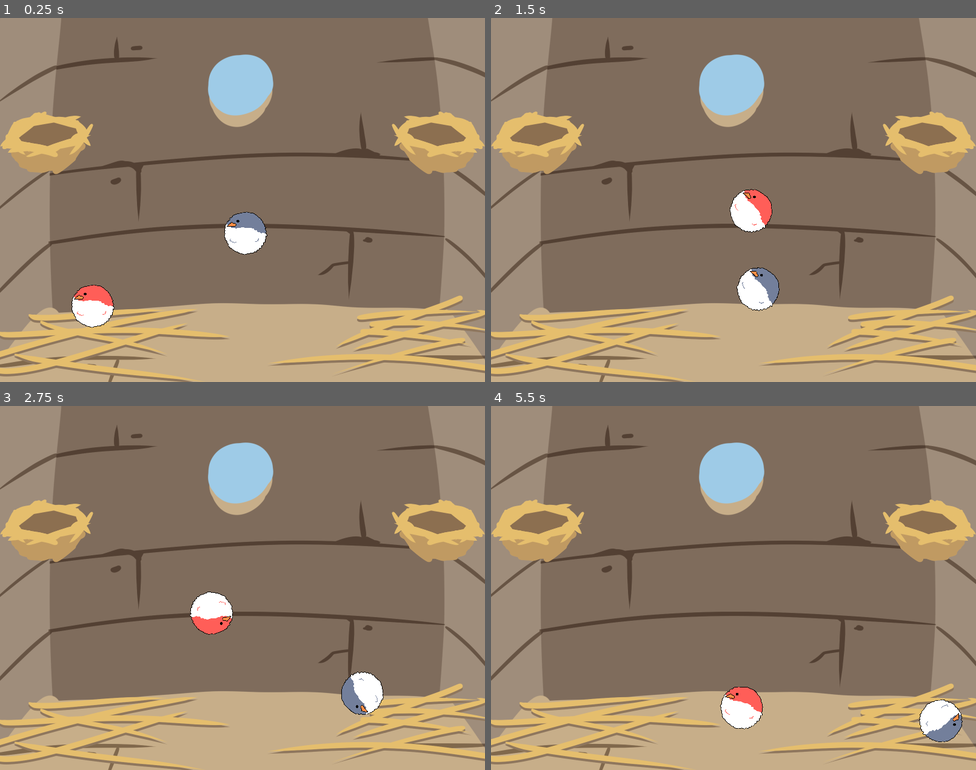
Above: before the commit, frames 1-4 (two rows, left to right).
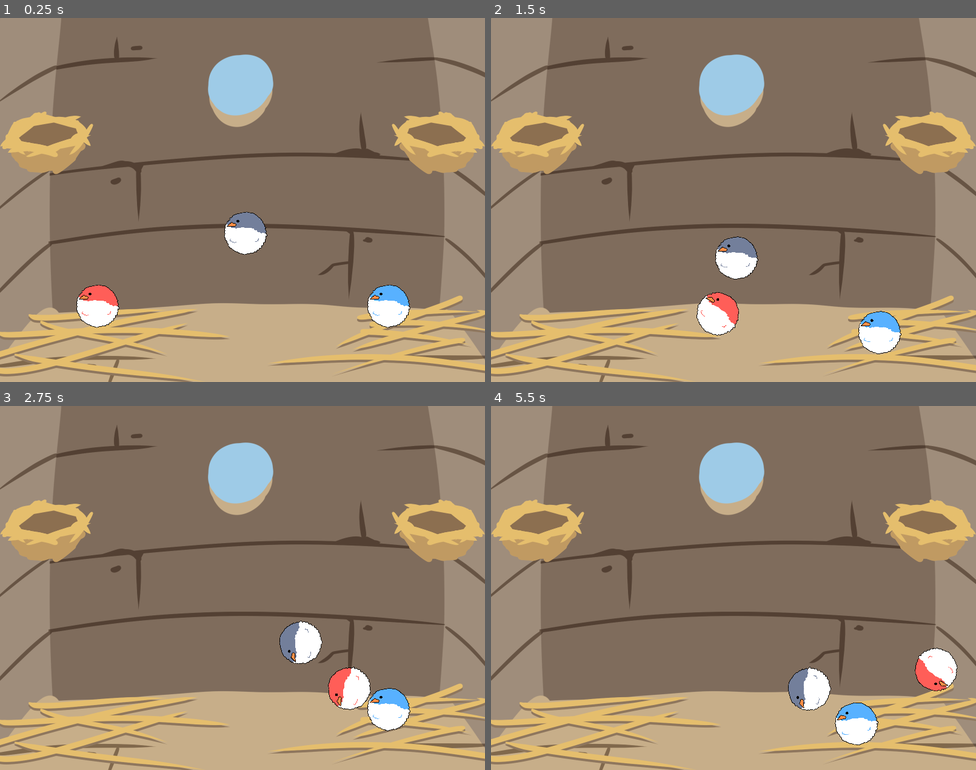
Above: after the commit, the same moments.

Repository: UnRealReincarlution/birbsketbol-64
Game: Godot game, scene res://Main.tscn
Same seed, same stepped clock (60 frames per second), same inputs: the game is played once before the commit and once after it.
Inputs (mouse positions are in pixels of both pictures, inside the frame that each line leads up to):
- Up to frame 1 (0.25 s): no input
- Up to frame 2 (1.5 s): tap Enter at 0.5 s; move the mouse to (840, 181) at 0.52 s; hold D 0.53-1.28 s; click (840, 181) at 0.67 s; move the mouse to (636, 218) at 1.27 s; hold S from 1.28 s (still down); click (636, 218) at 1.42 s
- Up to frame 3 (2.75 s): move the mouse to (291, 507) at 2.02 s; release S at 2.03 s; hold D from 2.03 s (still down); click (291, 507) at 2.17 s
- Up to frame 4 (5.5 s): move the mouse to (709, 660) at 2.77 s; release D at 2.78 s; hold W 2.78-3.53 s; click (709, 660) at 2.92 s; move the mouse to (879, 642) at 3.52 s; hold A 3.53-5.03 s; click (879, 642) at 3.67 s; move the mouse to (588, 533) at 4.27 s; click (588, 533) at 4.42 s; move the mouse to (757, 588) at 5.02 s; hold S from 5.03 s (still down); click (757, 588) at 5.17 s

The runs differ from the first frame. In frame 1, 1.1% of the frame differs, in the area x 14-85%, y 73-86%; in frame 2, 4.0%; in frame 3, 3.2%; in frame 4, 4.0%, in the area x 47-98%, y 66-94%.

Commit message:
Add goal scoring detection

Diff:
--- /dev/null
+++ b/Birb_Player.tscn
@@ -0,0 +1,25 @@
+[gd_scene load_steps=5 format=2]
+
+[ext_resource path="res://birb_player_1.png" type="Texture" id=1]
+[ext_resource path="res://Player.gd" type="Script" id=2]
+
+[sub_resource type="PhysicsMaterial" id=1]
+bounce = 0.9
+
+[sub_resource type="CircleShape2D" id=2]
+radius = 60.0
+
+[node name="Birb_Player" type="RigidBody2D"]
+position = Vector2( 304, 920 )
+physics_material_override = SubResource( 1 )
+script = ExtResource( 2 )
+__meta__ = {
+"_edit_group_": true
+}
+
+[node name="Sprite" type="Sprite" parent="."]
+scale = Vector2( 0.2, 0.2 )
+texture = ExtResource( 1 )
+
+[node name="CollisionShape2D" type="CollisionShape2D" parent="."]
+shape = SubResource( 2 )
--- /dev/null
+++ b/GameManager.gd
@@ -0,0 +1,17 @@
+extends Control
+
+onready var score_player_1 = 0
+onready var score_player_2 = 0
+
+func _ready():
+	for goal in get_tree().get_nodes_in_group("goal"):
+		goal.connect("goal_scored", self, "on_goal_scored", [goal.player])
+
+func on_goal_scored(player):
+	match player:
+		1:
+			score_player_2 += 1
+		2:
+			score_player_1 += 1
+	print("Player 1 score: ", score_player_1)
+	print("Player 2 score: ", score_player_2)
--- a/Main.tscn
+++ b/Main.tscn
@@ -1,10 +1,11 @@
-[gd_scene load_steps=9 format=2]
+[gd_scene load_steps=10 format=2]
 
 [ext_resource path="res://birb_house.png" type="Texture" id=1]
 [ext_resource path="res://birb_bol.png" type="Texture" id=2]
 [ext_resource path="res://Nest.tscn" type="PackedScene" id=3]
-[ext_resource path="res://birb_player_1.png" type="Texture" id=4]
-[ext_resource path="res://Player.gd" type="Script" id=5]
+[ext_resource path="res://Birb_Player.tscn" type="PackedScene" id=4]
+[ext_resource path="res://birb_player_2.png" type="Texture" id=5]
+[ext_resource path="res://GameManager.gd" type="Script" id=6]
 
 [sub_resource type="PhysicsMaterial" id=3]
 bounce = 0.9
@@ -22,7 +23,9 @@
 texture = ExtResource( 1 )
 centered = false
 
-[node name="Birb_Ball" type="RigidBody2D" parent="."]
+[node name="Birb_Ball" type="RigidBody2D" parent="." groups=[
+"ball",
+]]
 position = Vector2( 807.875, 679.862 )
 physics_material_override = SubResource( 3 )
 __meta__ = {
@@ -36,20 +39,15 @@
 [node name="CollisionShape2D" type="CollisionShape2D" parent="Birb_Ball"]
 shape = SubResource( 1 )
 
-[node name="Birb_Player_1" type="RigidBody2D" parent="."]
-position = Vector2( 304, 920 )
-physics_material_override = SubResource( 3 )
-script = ExtResource( 5 )
-__meta__ = {
-"_edit_group_": true
-}
+[node name="Birb_Player_1" parent="." instance=ExtResource( 4 )]
+position = Vector2( 320, 920 )
 
-[node name="Sprite" type="Sprite" parent="Birb_Player_1"]
-scale = Vector2( 0.2, 0.2 )
-texture = ExtResource( 4 )
+[node name="Birb_Player_2" parent="." instance=ExtResource( 4 )]
+position = Vector2( 1280, 920 )
+control = 2
 
-[node name="CollisionShape2D" type="CollisionShape2D" parent="Birb_Player_1"]
-shape = SubResource( 1 )
+[node name="Sprite" parent="Birb_Player_2" index="0"]
+texture = ExtResource( 5 )
 
 [node name="Floor" type="StaticBody2D" parent="."]
 position = Vector2( 800, 1120 )
@@ -82,3 +80,14 @@
 [node name="Nest_Right" parent="." instance=ExtResource( 3 )]
 position = Vector2( 1440, 420 )
 scale = Vector2( -1, 1 )
+player = 2
+
+[node name="GameManager" type="Control" parent="."]
+margin_right = 40.0
+margin_bottom = 40.0
+script = ExtResource( 6 )
+__meta__ = {
+"_edit_use_anchors_": false
+}
+
+[editable path="Birb_Player_2"]
--- /dev/null
+++ b/Nest.gd
@@ -0,0 +1,9 @@
+extends Node2D
+
+export var player = 1
+
+signal goal_scored
+
+func _on_Goal_Area_body_entered(body):
+	if body.is_in_group("ball"):
+		emit_signal("goal_scored")
--- a/Nest.tscn
+++ b/Nest.tscn
@@ -1,13 +1,20 @@
-[gd_scene load_steps=4 format=2]
+[gd_scene load_steps=6 format=2]
 
 [ext_resource path="res://nest_front.png" type="Texture" id=1]
 [ext_resource path="res://nest.png" type="Texture" id=2]
+[ext_resource path="res://Nest.gd" type="Script" id=3]
 
-[sub_resource type="RectangleShape2D" id=4]
+[sub_resource type="RectangleShape2D" id=1]
 extents = Vector2( 16, 64 )
 
-[node name="Nest" type="Node2D"]
+[sub_resource type="RectangleShape2D" id=2]
+extents = Vector2( 128, 10 )
+
+[node name="Nest" type="Node2D" groups=[
+"goal",
+]]
 position = Vector2( 160, 420 )
+script = ExtResource( 3 )
 
 [node name="Sprite_Back" type="Sprite" parent="."]
 z_index = -1
@@ -22,4 +29,11 @@
 
 [node name="CollisionShape2D" type="CollisionShape2D" parent="Ring"]
 position = Vector2( 8, -8 )
-shape = SubResource( 4 )
+shape = SubResource( 1 )
+
+[node name="Goal_Area" type="Area2D" parent="."]
+position = Vector2( -32, 0 )
+
+[node name="CollisionShape2D" type="CollisionShape2D" parent="Goal_Area"]
+shape = SubResource( 2 )
+[connection signal="body_entered" from="Goal_Area" to="." method="_on_Goal_Area_body_entered"]
--- a/Player.gd
+++ b/Player.gd
@@ -2,10 +2,48 @@
 
 export var launch_power: float = 500
 
+enum ControlSchemes { MOUSE, WASD, ULDR }
+export (ControlSchemes) var control = ControlSchemes.WASD
+
 func launch(direction):
 	apply_central_impulse(direction * launch_power)
 
-func _input(event):
+func mouse_control(event):
 	if event is InputEventMouseButton:
 		if event.button_index == BUTTON_LEFT:
 			launch((event.position - global_position).normalized())
+
+func wasd_control(event):
+	if event is InputEventKey:
+		if event.pressed:
+			match event.scancode:
+				KEY_W:
+					launch(Vector2.UP)
+				KEY_A:
+					launch(Vector2.LEFT)
+				KEY_S:
+					launch(Vector2.DOWN)
+				KEY_D:
+					launch(Vector2.RIGHT)
+
+func uldr_control(event):
+	if event is InputEventKey:
+		if event.pressed:
+			match event.scancode:
+				KEY_UP:
+					launch(Vector2.UP)
+				KEY_LEFT:
+					launch(Vector2.LEFT)
+				KEY_DOWN:
+					launch(Vector2.DOWN)
+				KEY_RIGHT:
+					launch(Vector2.RIGHT)
+
+func _input(event):
+	match control:
+		ControlSchemes.MOUSE:
+			mouse_control(event)
+		ControlSchemes.WASD:
+			wasd_control(event)
+		ControlSchemes.ULDR:
+			uldr_control(event)
